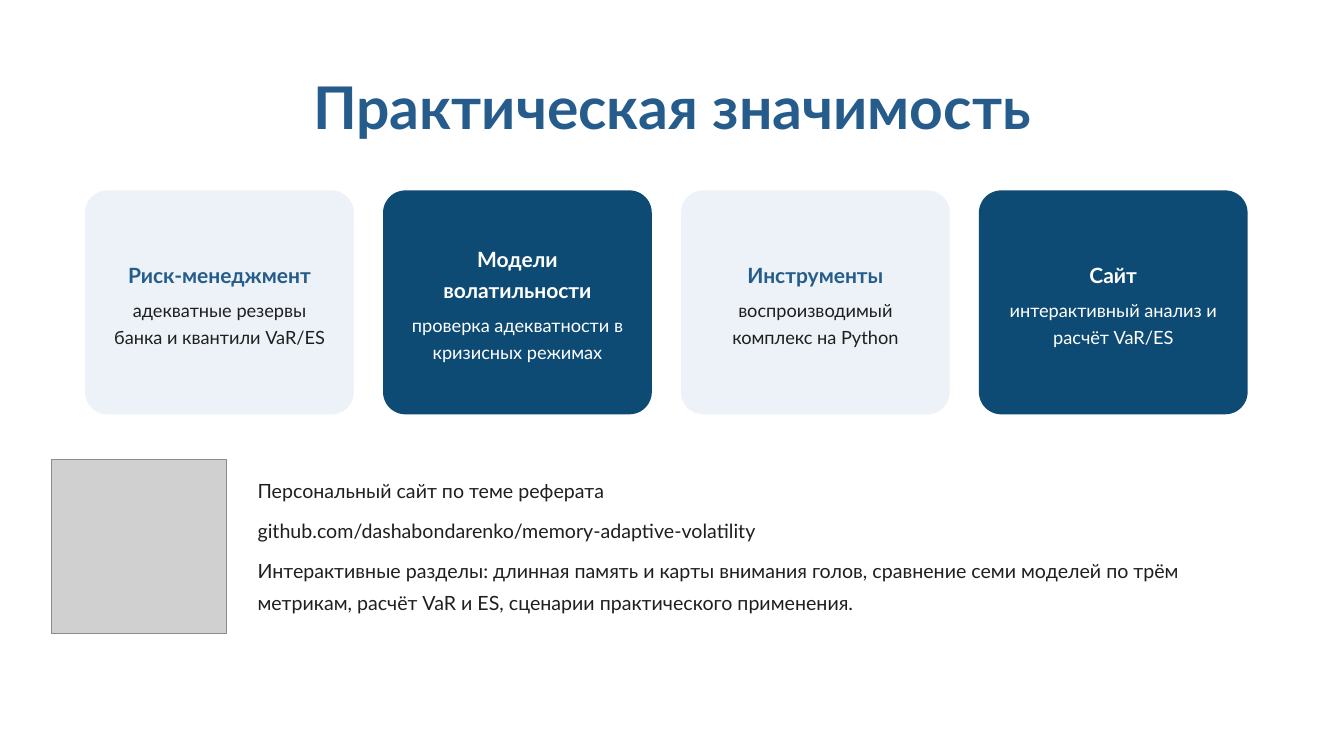
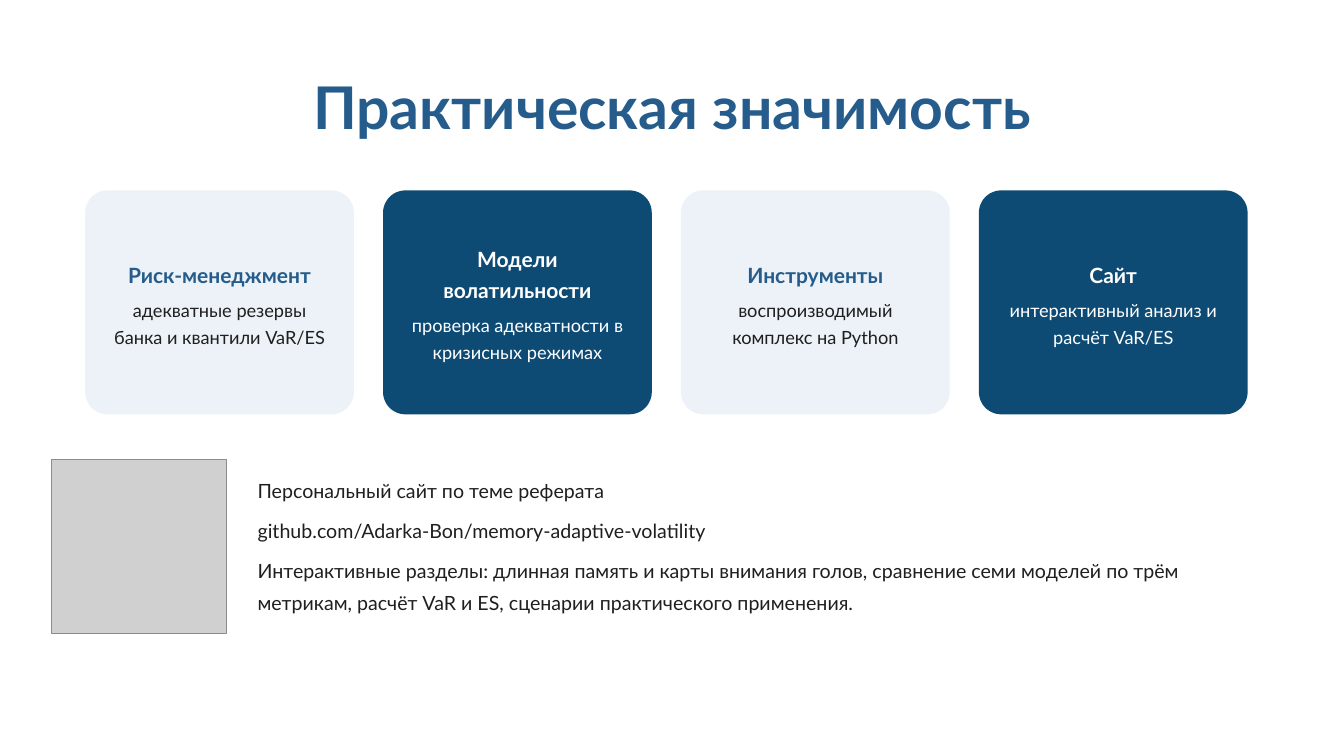
Before and after one commit to Adarka-Bon/memory-adaptive-volatility, a slide deck: slide 19 of docs/Презентация_реферат.pptx. Drawn at 1344x756 pixels with LibreOffice and Linux fonts; fonts in the diff are those of the drawing; grey boxes stand for pictures; background and template pictures are left out. Boxes give left, top, right and bottom in pixels: in the first picture for what was removed or moved away, otherwise in the second. Text is boxed around its words. In the diff, an @@ line names an element or a change of style, - is before the commit and + after.

```diff
--- a/docs/Презентация_реферат.pptx
+++ b/docs/Презентация_реферат.pptx
@@ text at (258,523,706,542): text changed @@
-github.com/dashabondarenko/memory-adaptive-volatility
+github.com/Adarka-Bon/memory-adaptive-volatility
```
Also in this commit, not shown: 1 other file.
